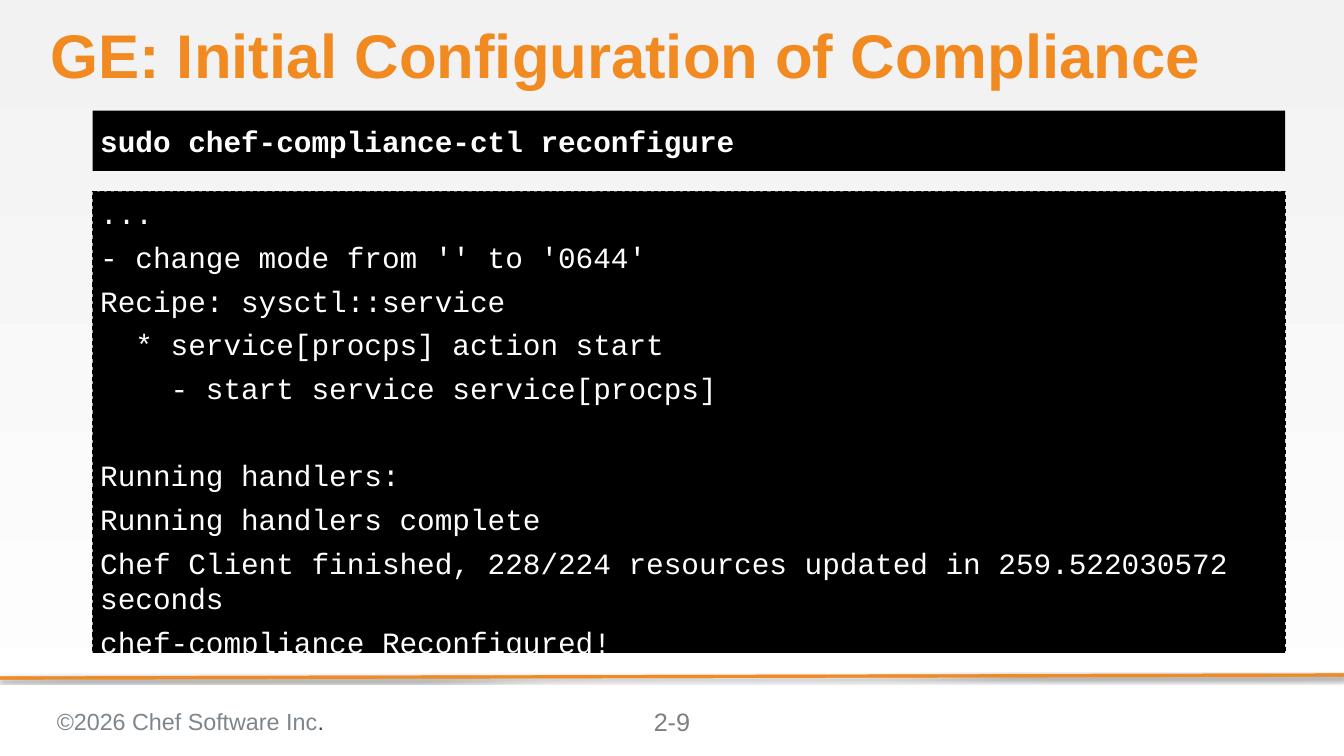
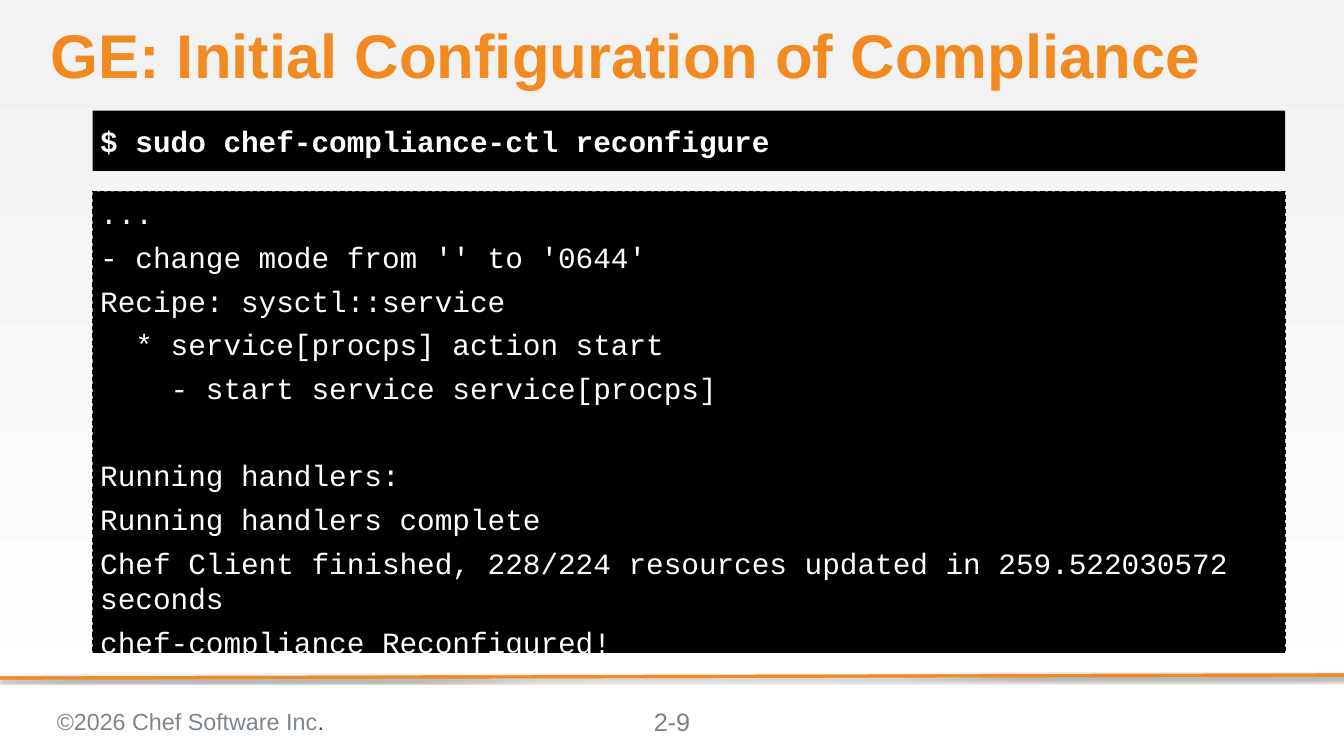
Before and after one commit to bchamby/chef-compliance-installation-configuration-operation, a slide deck: slide 9 of 02-Install.pptx. Drawn at 1344x756 pixels with LibreOffice and Linux fonts; fonts in the diff are those of the drawing; background and template pictures are left out. Boxes give left, top, right and bottom in pixels: in the first picture for what was removed or moved away, otherwise in the second. Text is boxed around its words. In the diff, an @@ line names an element or a change of style, - is before the commit and + after.

```diff
--- a/02-Install.pptx
+++ b/02-Install.pptx
@@ text at (135,131,770,159): text changed @@
-sudo chef-compliance-ctl reconfigure
+$ sudo chef-compliance-ctl reconfigure
```
Also in this commit, not shown: 2 other slides changed, 1 other file.
